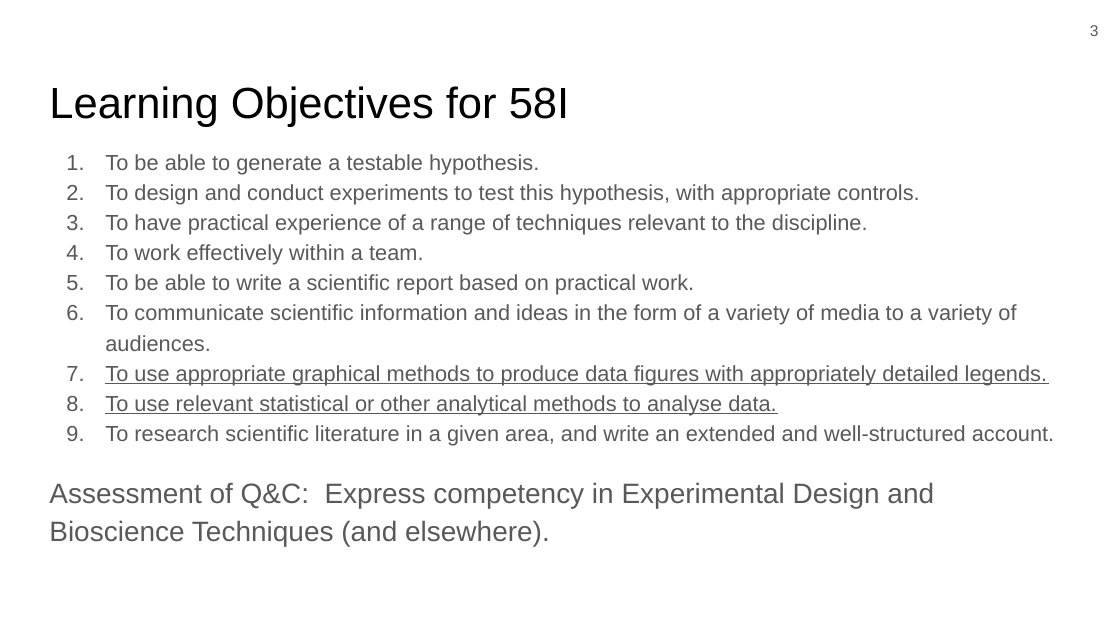
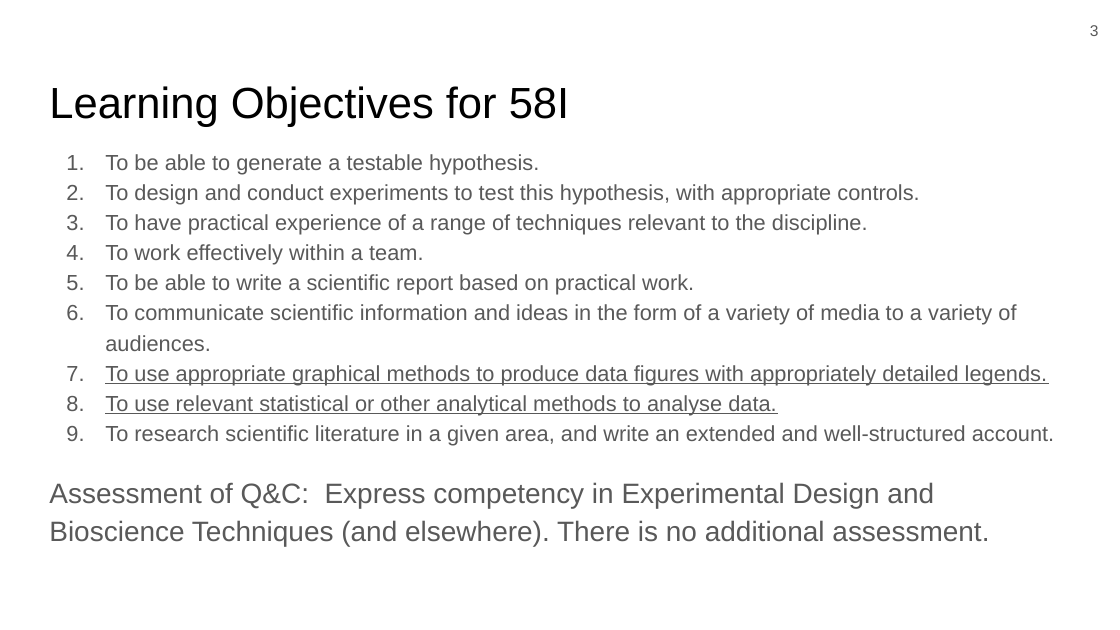
Before and after one commit to 3mmaRand/58I_quant_and_comp_2019, a slide deck: slide 3 of slides/introduction_2019.pptx. Drawn at 1120x630 pixels with LibreOffice and Linux fonts; fonts in the diff are those of the drawing; background and template pictures are left out. Boxes give left, top, right and bottom in pixels: in the first picture for what was removed or moved away, otherwise in the second. Text is boxed around its words. In the diff, an @@ line names an element or a change of style, - is before the commit and + after.

```diff
--- a/slides/introduction_2019.pptx
+++ b/slides/introduction_2019.pptx
@@ text at bbox=[49, 482, 989, 547]: text changed @@
-Assessment of Q&C: Express competency in Experimental Design and Bioscience Techniques (and elsewhere).
+Assessment of Q&C: Express competency in Experimental Design and Bioscience Techniques (and elsewhere). There is no additional assessment.
```
Also in this commit, not shown: 7 other slides changed, 4 other files.
